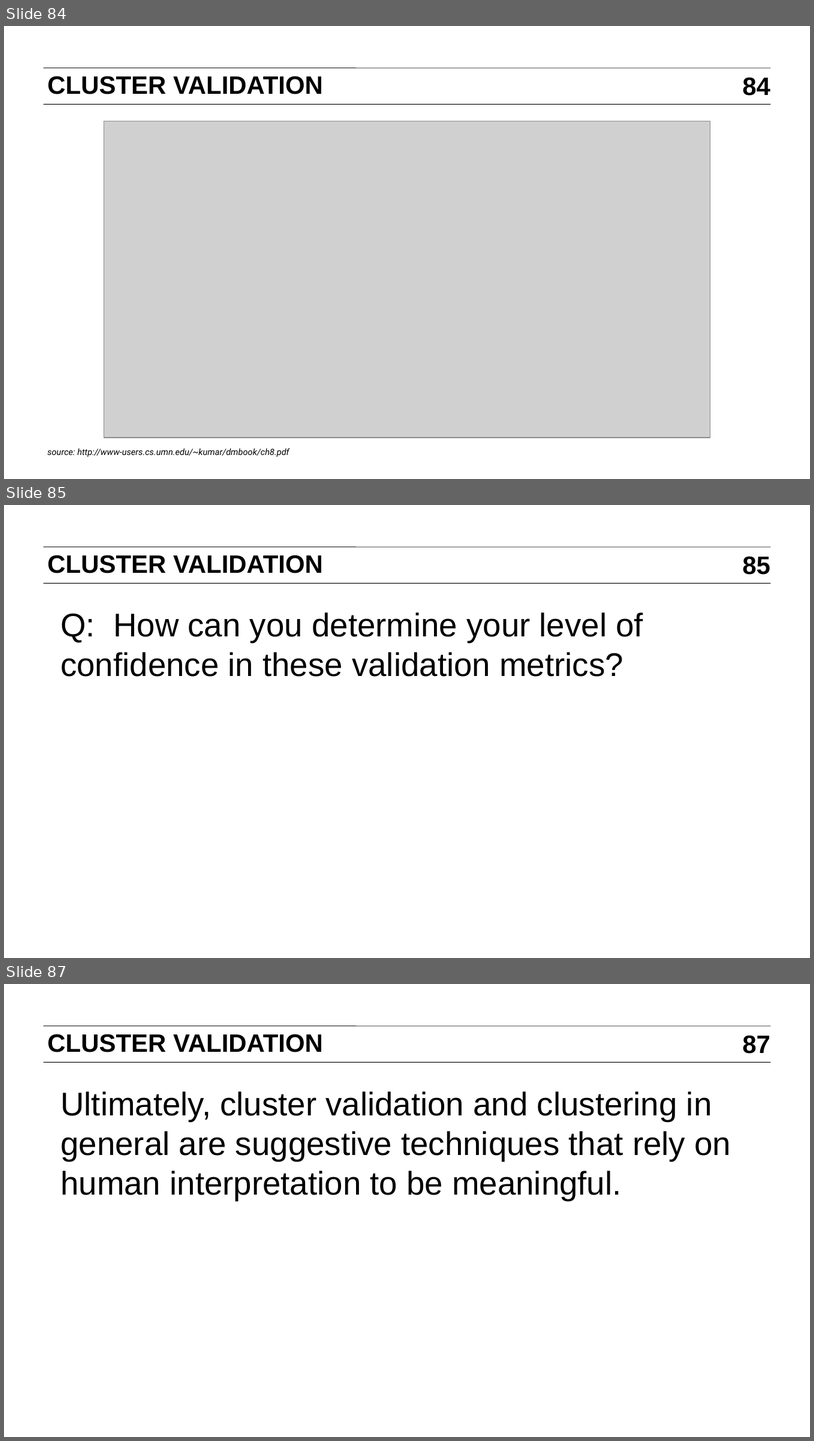
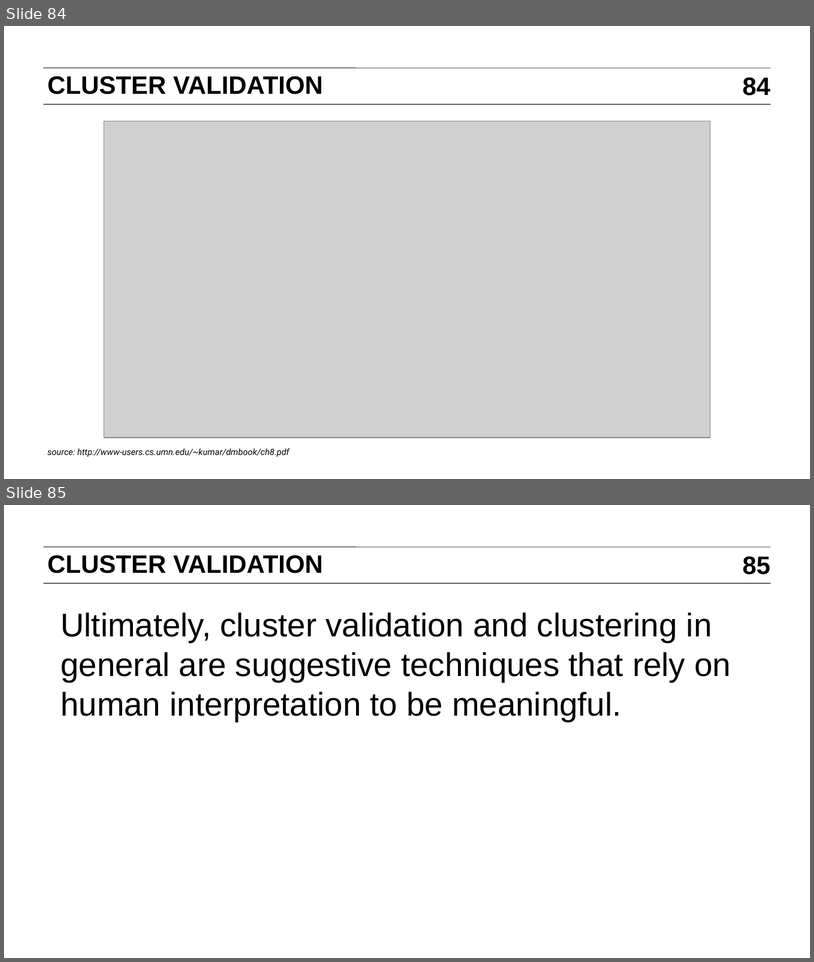
Before and after one commit to ajschumacher/gadsdc, a slide deck: 18-clustering/slides.pptx. Shown one above the other, each under a label of ours: slides 84, 85 and 87 before the commit, slides 84 and 85 after it; the slides between them are not shown. The pictures are 814x1441 and 814x962 pixels, drawn with LibreOffice and Linux fonts; fonts in the diff are those of the drawing; grey boxes stand for pictures. Boxes give left, top, right and bottom in pixels: in the first picture for what was removed or moved away, otherwise in the second. Text is boxed around its words. In the diff, an @@ line names an element or a change of style, - is before the commit and + after.

```diff
--- a/18-clustering/slides.pptx
+++ b/18-clustering/slides.pptx
@@ slide 85 removed at (x1=4, y1=505, x2=810, y2=958), background #FFFFFF; not listed: 2 template elements that a slide beside it also shows @@
@@ text removed at (x1=47, y1=555, x2=323, y2=573) @@
-CLUSTER VALIDATION
@@ page number removed at (x1=743, y1=556, x2=771, y2=575) @@
-85
@@ text removed at (x1=60, y1=612, x2=644, y2=677) @@
-Q: How can you determine your level of confidence in these validation metrics?
@@ what was slide 87 is now slide 85 @@
@@ page number at (x1=743, y1=556, x2=771, y2=575): text changed @@
-87
+85
```
Also in this commit, not shown: 1 other slide removed, 1 other file.
